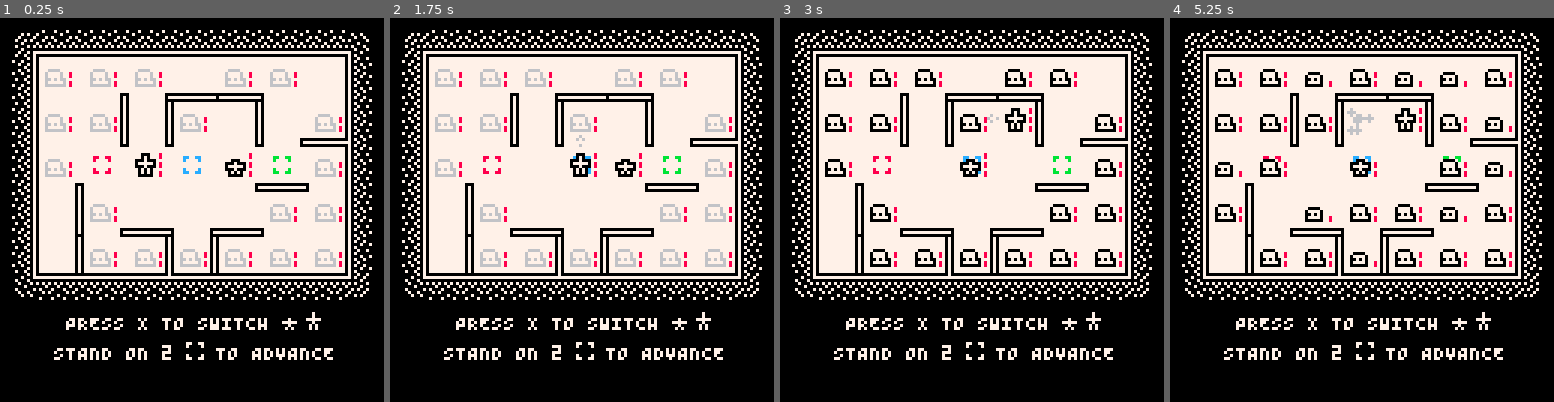
Above: before the commit, frames 1-4 (left to right).
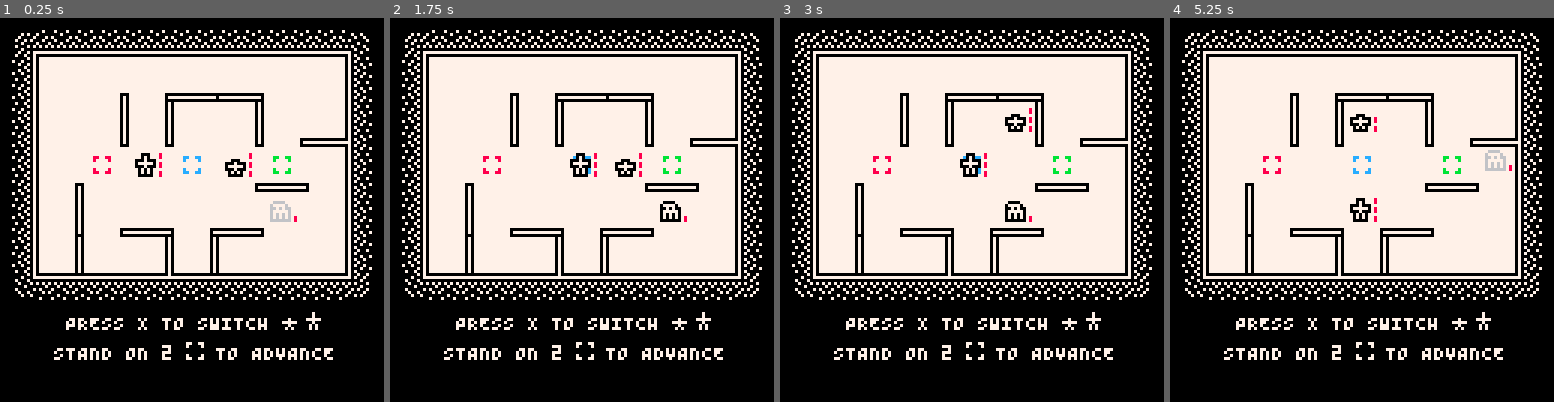
Above: after the commit, the same moments.

Repository: taylordolan/grid-folks
Game: PICO-8 cartridge grid_folks.p8
Same seed, same stepped clock (60 frames per second), same inputs: the game is played once before the commit and once after it.
Inputs:
- Up to frame 1 (0.25 s): no input
- Up to frame 2 (1.75 s): tap X (X key) at 0.33, 1.07 s; tap O (Z key) at 0.7, 1.7 s; hold Right from 1.6 s (still down)
- Up to frame 3 (3 s): tap X (X key) at 1.85, 2.97 s; release Right at 2.1 s; tap O (Z key) at 2.1, 2.5, 2.9 s; hold Up 2.15-2.42 s; hold Right from 2.47 s (still down)
- Up to frame 4 (5.25 s): release Right at 3.03 s; hold Left 3.08-3.58 s; tap O (Z key) every 0.4 s from 3.3 to 4.9 s; hold Down 3.63-3.97 s; hold Right 4.02-4.68 s; tap X (X key) at 4.08, 5.2 s; hold Up 4.73-5.03 s; hold Left from 5.08 s (still down)

The runs differ from the first frame. In frame 1, 3.2% of the frame differs, in the area x 11-90%, y 13-65%; in frame 2, 3.3%; in frame 3, 3.7%; in frame 4, 5.0%.

Commit message:
fix more movement bugs

Diff:
--- a/grid_folks.p8
+++ b/grid_folks.p8
@@ -116,7 +116,7 @@
 		[320] = 2,
 	}
   spawn_bags = {
-    [001] = {"slime"},
+    [001] = {"dash"},
     [040] = {"dash","timid"},
     [080] = {"dash","timid","slime"},
     [120] = {"dash","timid","slime","grow"},
@@ -147,9 +147,7 @@
 	spawned_early = false
 
   -- initial enemy
-  for i = 1, 20 do
-    spawn_enemy()
-  end
+  spawn_enemy()
 
 	-- start the music!
 	music(sounds.music)
@@ -635,9 +633,8 @@
     local start = tile(self)
     -- find the closest heroes by ideal distance
     local targets = closest(self, heroes)
-    -- if there's more than one, then find the closest heroes by avoid distance
+    -- if there's more than one
     if #targets > 1 then
-      -- targets = closest(self, heroes, {"enemy"})
       -- find the closest targets by avoid distance
       local alt_targets = closest(self, heroes, {"enemy"})
       -- if any targets can be reached via avoid distance, then they're the targets
@@ -647,7 +644,7 @@
     shuff(targets)
     local target = targets[1]
     -- get possible steps by ideal distance
-    local steps = get_steps(tile(self),tile(target))
+    local steps = get_steps(start,tile(target))
     -- eliminate any ideal steps that have enemies in them
     for next in all(steps) do
       if find_type("enemy", next) then
@@ -656,23 +653,16 @@
     end
     -- if there are now no options, get possible steps by avoid distance
     if #steps == 0 then
-      steps = get_steps(tile(self),tile(target),{"enemy"})
+      steps = get_steps(start,tile(target),{"enemy"})
     end
     -- if there are still no options, then move randomly
     if #steps == 0 then
-      steps = get_random_moves(tile(self))
-      -- if #moves > 0 then
-        -- shuff(moves)
-        -- return moves[1]
-      -- end
-    end
-    printh(#steps)
+      steps = get_random_moves(start)
+    end
     -- set the step
     if #steps > 0 then
       shuff(steps)
       return steps[1]
-    -- else
-    --   return false
     end
   end
 
@@ -931,39 +921,29 @@
     -- pick randomly from what's left
     shuff(friends)
     local friend = friends[1]
-    -- if friend is on a different tile
-    if not pair_equal(tile(self),tile(friend)) then
-      -- get possible steps by ideal distance
-      local steps = get_steps(tile(self),tile(friend))
-      -- eliminate any ideal steps that have non-friend enemies or heroes in them
-      for next in all(steps) do
-        local enemy = find_type("enemy", next)
-        if (enemy and enemy.sub_type ~= "grow") or find_type("hero", next) then
-          del(steps, next)
-        end
-      end
-      -- if there are now no options, get possible steps by avoid distance
-      if #steps == 0 then
-        steps = get_steps(tile(self),tile(friend),{"enemy","hero"})
-      end
-      -- if there are still no options, then move randomly
-      if #steps == 0 then
-        local moves = get_random_moves(tile(self))
-        if #moves > 0 then
-          shuff(moves)
-          return moves[1]
-        end
-      end
-      -- set the step
+    -- get possible steps by ideal distance
+    local steps = get_steps(start,tile(friend))
+    -- eliminate any ideal steps that have non-friend enemies or heroes in them
+    for next in all(steps) do
+      local enemy = find_type("enemy", next)
+      if (enemy and enemy.sub_type ~= "grow") or find_type("hero", next) then
+        del(steps, next)
+      end
+    end
+    -- if there are now no options, get possible steps by avoid distance
+    if #steps == 0 then
+      steps = get_steps(start,tile(friend),{"enemy","hero"})
+    end
+    -- if there still no options, or friend is on the same tile
+    if
+      #steps == 0 or
+      pair_equal(start,tile(friend))
+    then
+      steps = get_random_moves(start)
+    end
+    if #steps > 0 then
       shuff(steps)
       return steps[1]
-    -- if friend is on the same tile
-    else
-      local moves = get_random_moves(tile(self))
-      if #moves > 0 then
-        shuff(moves)
-        return moves[1]
-      end
     end
   end
 
@@ -1029,6 +1009,17 @@
   end
 
   _e.deploy = function(self)
+    function is_too_close(_t, grow_enemies)
+      for next in all(grow_enemies) do
+        if
+          next.x and
+          distance(_t,tile(next)) < 5
+        then
+          return true
+        end
+      end
+      return false
+    end
     local valid_tiles = {}
     local grow_enemies = {}
     for next in all(enemies) do
@@ -1038,24 +1029,13 @@
     end
     for x = 1, cols do
       for y = 1, rows do
-        local _t = {x,y}
-        local too_close = false
-        for next in all(grow_enemies) do
-          if
-            next.x and next.y and
-            distance(_t,tile(next)) < 5
-          then
-            too_close = true
-          end
-        end
-        if not too_close then
-          add(valid_tiles, _t)
+        if not is_too_close({x,y}, grow_enemies) then
+          add(valid_tiles, {x,y})
         end
       end
     end
     for next in all(valid_tiles) do
       if
-        -- find_type("hero", next) or
         find_type("enemy", next) or
         dumb_distance(tile(hero_a), next) < 2 or
         dumb_distance(tile(hero_b), next) < 2
